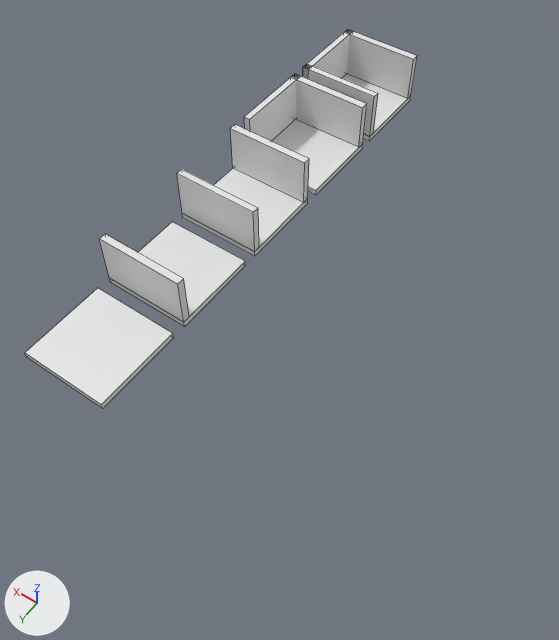
A saved change to the Blender file Blender/3d Tiles/TileExample.blend.
One viewpoint serves both versions: a 50 mm camera at (-17.0, 29.6, 36.4) aimed at (-0.1, 6.0, -0.7). The axes (+X, +Y, +Z) are drawn at lower left. The lights are the same throughout. Mesh edges are drawn as thin lines.

The scene before the commit, as lines of its bpy script (objects in view):
```python
me_cube_036 = bpy.data.meshes.new('Cube.036')
me_cube_036.from_pydata(...)  # a box spanning x -3.0..3.0, y -3.0..3.0, z -0.22..0.22; a box spanning x -3.0..3.0, y 2.5..3.0, z 0.22..3.66; a box spanning x -3.0..3.0, y -3.0..-2.5, z 0.22..3.66
me_cube_047 = bpy.data.meshes.new('Cube.047')
me_cube_047.from_pydata(...)  # a box spanning x -3.0..3.0, y -3.0..3.0, z -0.22..0.22; a box spanning x -3.0..3.0, y 2.5..3.0, z 0.22..3.66
me_cube_062 = bpy.data.meshes.new('Cube.062')
me_cube_062.from_pydata(...)  # a box spanning x -3.0..3.0, y 2.5..3.0, z 0.22..3.66; a box spanning x -3.0..3.0, y -3.0..3.0, z -0.22..0.22; a box spanning x 2.5..3.0, y -3.0..3.0, z 0.22..3.66; a box spanning x -3.0..-2.5, y -3.0..3.0, z 0.22..3.66
ob_hallway_003 = bpy.data.objects.new('Hallway.003', me_cube_062)
ob_hallway_003.location = (7.0, -14.0, 0.0)
ob_hallway_003.rotation_euler = (0.0, 0.0, -1.571)  # degrees (0, 0, -90)
ob_hallway_009 = bpy.data.objects.new('Hallway.009', me_cube_036)
ob_hallway_009.location = (7.0, 0.0, 0.0)
ob_hallway_020 = bpy.data.objects.new('Hallway.020', me_cube_047)
ob_hallway_020.location = (7.0, 7.0, 0.0)
# also in view: 'Cube.001' at (7.0, 14.0, 0.0); 'Hallway.011' at (7.0, -7.0, 1.7)
```
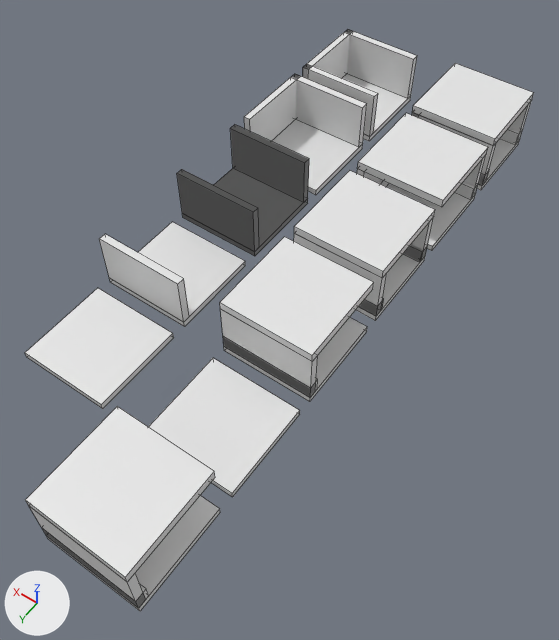
The change, as a list of edits to the scene's bpy script:
```text
Add me_cube_031:
    me_cube_031.from_pydata([(-3.0, -3.0, -0.37), (-3.0, 3.0, -0.37), (-3.0, -3.0, 0.22), (3.0, -3.0, -0.37), (3.0, 3.0, -0.37), (3.0, -3.0, 0.22), (3.0, 3.0, 0.22), (-3.0, 3.0, 0.22)], [], [(1, 4, 3, 0), (0, 2, 7, 1), (3, 5, 2, 0), (4, 6, 5, 3), (6, 7, 2, 5), (1, 7, 6, 4)])
    for i in [0]: me_cube_031.polygons[i].material_index = 1
    me_cube_031.materials.append(mat_material_002)  # its picture is missing
    me_cube_031.materials.append(mat_material_004)  # its picture is missing
Add me_cube_030:
    me_cube_030.from_pydata([(-3.0, 3.0, 0.22), (-3.0, 3.0, 1.16), (-3.0, 2.3, 0.22), (-3.0, 2.3, 1.16), (3.0, 3.0, 0.22), (3.0, 3.0, 1.16), (3.0, 2.3, 0.22), (3.0, 2.3, 1.16)], [], [(0, 2, 3, 1), (2, 6, 7, 3), (6, 4, 5, 7), (4, 0, 1, 5), (2, 0, 4, 6), (7, 5, 1, 3)])
    for i in [1, 5]: me_cube_030.polygons[i].material_index = 1
    me_cube_030.materials.append(mat_material_001)  # its picture is missing
    me_cube_030.materials.append(mat_material_003)  # white #e7e7e7
Add ob_t_corridor_008:
    ob_t_corridor_008 = bpy.data.objects.new('T-Corridor.008', me_cube_046)  # 64 vertices, 48 faces; spans x -3.0..3.0, y -3.0..3.0, z -0.22..4.22; in mat_material_002 (its picture is missing), mat_material_001 (its picture is missing), mat_material_004 (its picture is missing), mat_material_003 (white #e7e7e7)
    ob_t_corridor_008.location = (-2.0, -14.0, 0.0)
Add ob_t_corridor_005:
    ob_t_corridor_005 = bpy.data.objects.new('T-Corridor.005', me_cube_041)  # 48 vertices, 36 faces; spans x -3.0..3.0, y -3.0..3.0, z -0.22..4.22; in mat_material_002 (its picture is missing), mat_material_001 (its picture is missing), mat_material_004 (its picture is missing), mat_material_003 (white #e7e7e7)
    ob_t_corridor_005.location = (-2.0, -7.0, 0.0)
Add ob_t_corridor_014:
    ob_t_corridor_014 = bpy.data.objects.new('T-Corridor.014', me_cube_037)  # 48 vertices, 36 faces; spans x -3.0..3.0, y -3.0..3.0, z -0.22..4.22; in mat_material_002 (its picture is missing), mat_material_001 (its picture is missing), mat_material_004 (its picture is missing), mat_material_003 (white #e7e7e7)
    ob_t_corridor_014.location = (-2.0, 0.0, 0.0)
Add ob_t_corridor_012:
    ob_t_corridor_012 = bpy.data.objects.new('T-Corridor.012', me_cube_031)
    ob_t_corridor_012.location = (-2.0, 21.0, 4.0)
Add ob_t_corridor_011:
    ob_t_corridor_011 = bpy.data.objects.new('T-Corridor.011', me_cube_030)
    ob_t_corridor_011.location = (-2.0, 21.0, 0.0)
Add ob_t_corridor_010:
    ob_t_corridor_010 = bpy.data.objects.new('T-Corridor.010', me_cube_029)  # a box spanning x -3.0..3.0, y 2.5..3.0, z 0.22..3.66; in mat_material_001 (its picture is missing)
    ob_t_corridor_010.location = (-2.0, 21.0, 0.0)
Add ob_t_corridor_002:
    ob_t_corridor_002 = bpy.data.objects.new('T-Corridor.002', me_cube_028)  # a box spanning x -3.0..3.0, y -3.0..3.0, z -0.22..0.22; in mat_material_002 (its picture is missing)
    ob_t_corridor_002.location = (-2.0, 21.0, 0.0)
Add ob_t_corridor_006:
    ob_t_corridor_006 = bpy.data.objects.new('T-Corridor.006', me_cube_028.copy())
    ob_t_corridor_006.location = (-2.0, 14.0, 0.0)
Add ob_corridor_001:
    ob_corridor_001 = bpy.data.objects.new('Corridor.001', me_cube_036.copy())  # the mesh of ob_hallway_009
    ob_corridor_001.location = (7.0, 0.0, 0.0)
Add ob_t_corridor_001:
    ob_t_corridor_001 = bpy.data.objects.new('T-Corridor.001', me_cube_001)  # 32 vertices, 24 faces; spans x -3.0..3.0, y -3.0..3.0, z -0.22..4.22; in mat_material_002 (its picture is missing), mat_material_001 (its picture is missing), mat_material_003 (white #e7e7e7), mat_material_004 (its picture is missing)
    ob_t_corridor_001.location = (-2.0, 7.0, 0.0)
```

Location of each change, [x1, y1, x2, y2] in pixels of the pictures (559 x 640 px):
'T-Corridor.012', added: after [25, 406, 215, 582]
'T-Corridor.001', added: after [220, 237, 374, 402]
'T-Corridor.014', added: after [294, 170, 435, 321]
'T-Corridor.006', added: after [149, 358, 300, 497]
'Corridor.001', added: after [177, 125, 309, 256]
'T-Corridor.005', added: after [357, 113, 488, 251]
'T-Corridor.008', added: after [412, 63, 534, 190]
'T-Corridor.002', added: after [47, 495, 220, 611]
'T-Corridor.010', added: after [28, 505, 146, 607]
'T-Corridor.011', added: after [43, 530, 149, 608]
'Hallway.009', unchanged, covered by the edit: before [177, 125, 309, 256]
